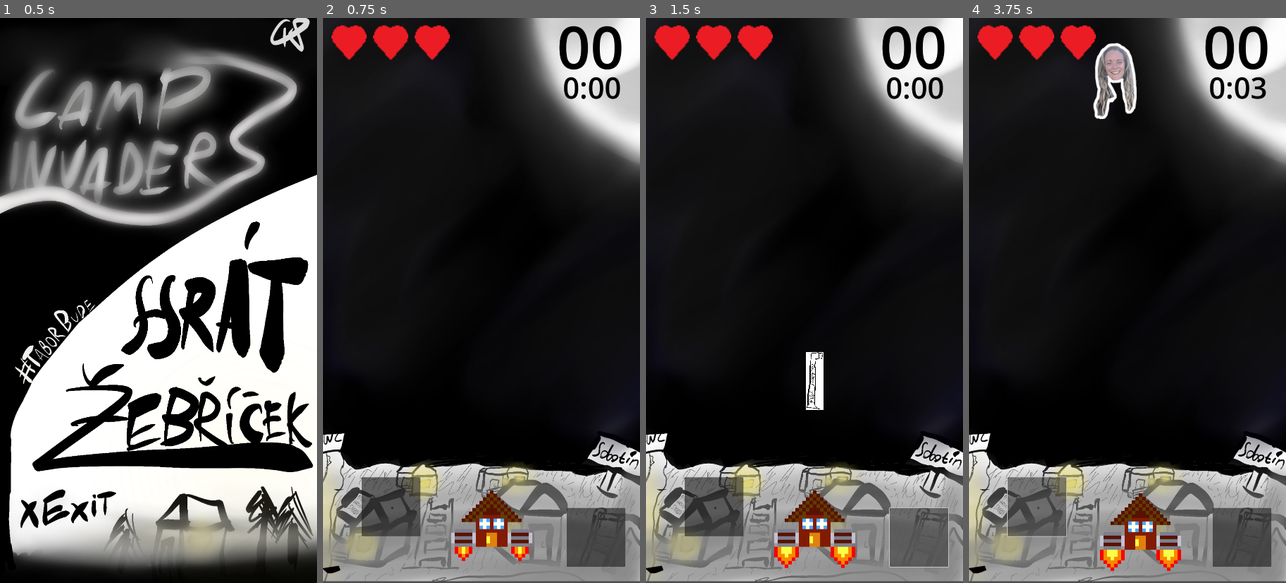
Above: before the commit, frames 1-4 (left to right).
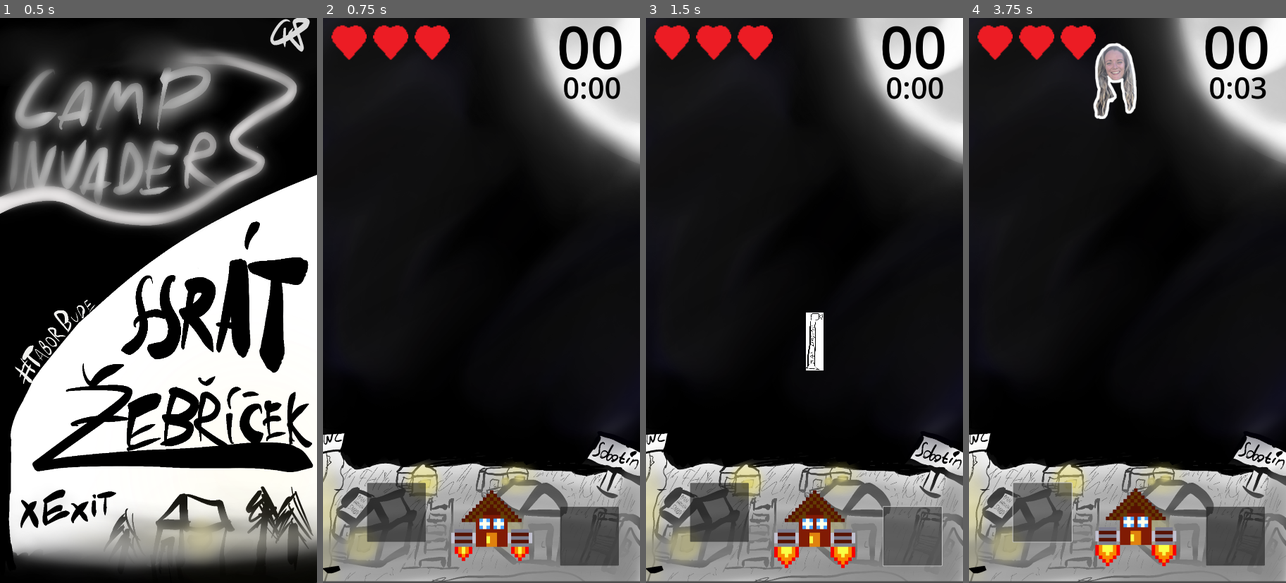
Above: after the commit, the same moments.

Repository: Honzapkcz/camp-invaders
Game: Godot game, scene res://Scenes/main_menu.tscn
Same seed, same stepped clock (60 frames per second), same inputs: the game is played once before the commit and once after it.
Inputs (mouse positions are in pixels of both pictures, inside the frame that each line leads up to):
- Up to frame 1 (0.5 s): no input
- Up to frame 2 (0.75 s): click (481, 300) at 0.5 s
- Up to frame 3 (1.5 s): click (918, 537) at 1.27 s
- Up to frame 4 (3.75 s): click (1235, 537) at 2.02 s; click (1038, 509) at 2.77 s; click (1041, 515) at 3.52 s

Frame 1 is identical in both runs. In frame 2, 1.2% of the frame differs, in the area x 12-96%, y 81-98%; in frame 3, 2.0%; in frame 4, 3.0%.

Commit message:
GameHud: All buttons have been changed to TouchScreenButton for mobile compatibility

Diff:
--- a/src/Scenes/game_hud.tscn
+++ b/src/Scenes/game_hud.tscn
@@ -1,7 +1,13 @@
-[gd_scene load_steps=3 format=3 uid="uid://da18ia2wpw6cp"]
+[gd_scene load_steps=5 format=3 uid="uid://da18ia2wpw6cp"]
 
 [ext_resource type="Script" path="res://Scripts/game_hud.gd" id="1_0hofx"]
 [ext_resource type="Texture2D" uid="uid://c1wkbmxnu5030" path="res://Assets/srdce.png" id="1_7jgop"]
+
+[sub_resource type="RectangleShape2D" id="RectangleShape2D_7637q"]
+size = Vector2(200, 200)
+
+[sub_resource type="RectangleShape2D" id="RectangleShape2D_grslm"]
+size = Vector2(200, 200)
 
 [node name="GameHUD" type="Control"]
 layout_mode = 3
@@ -63,22 +69,23 @@
 horizontal_alignment = 1
 vertical_alignment = 1
 
-[node name="FireButton" type="Button" parent="."]
-layout_mode = 0
-offset_left = 830.0
-offset_top = 1665.0
-offset_right = 1030.0
-offset_bottom = 1865.0
+[node name="FireButton" type="TouchScreenButton" parent="."]
+position = Vector2(908, 1761)
+shape = SubResource("RectangleShape2D_7637q")
 
-[node name="JoistickButton" type="Button" parent="."]
-layout_mode = 0
-offset_left = 232.0
-offset_top = 1661.0
-offset_right = 240.0
-offset_bottom = 1669.0
+[node name="Button" type="Button" parent="FireButton"]
+offset_left = -100.0
+offset_top = -100.0
+offset_right = 100.0
+offset_bottom = 100.0
 
-[node name="Tip" type="Button" parent="JoistickButton"]
-layout_mode = 0
+[node name="JoistickButton" type="TouchScreenButton" parent="."]
+position = Vector2(250, 1680)
+
+[node name="Tip" type="TouchScreenButton" parent="JoistickButton"]
+shape = SubResource("RectangleShape2D_grslm")
+
+[node name="TipBG" type="Button" parent="JoistickButton/Tip"]
 offset_left = -100.0
 offset_top = -100.0
 offset_right = 100.0
--- a/src/Scripts/game_hud.gd
+++ b/src/Scripts/game_hud.gd
@@ -56,7 +56,7 @@
 	var vector : Vector2 = touch_position - center
 	vector = vector.limit_length(clampzone_size)
 
-	$JoistickButton/Tip.global_position = vector + center - $JoistickButton/Tip.pivot_offset
+	$JoistickButton/Tip.global_position = vector + center
 
 	if vector.length_squared() > deadzone_size * deadzone_size:
 		is_pressed = true
